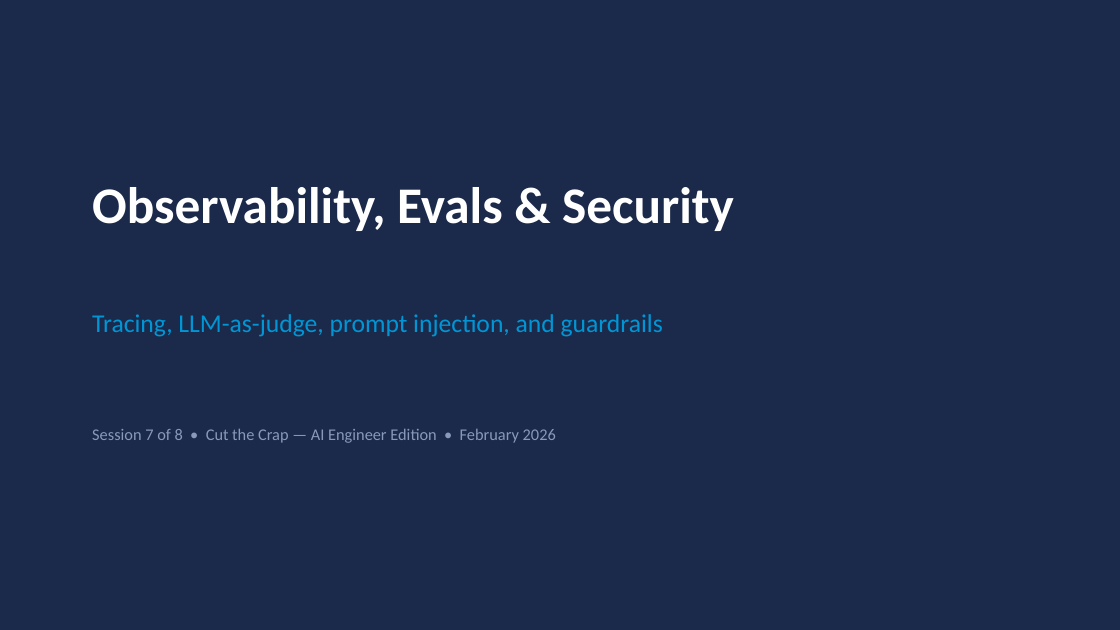
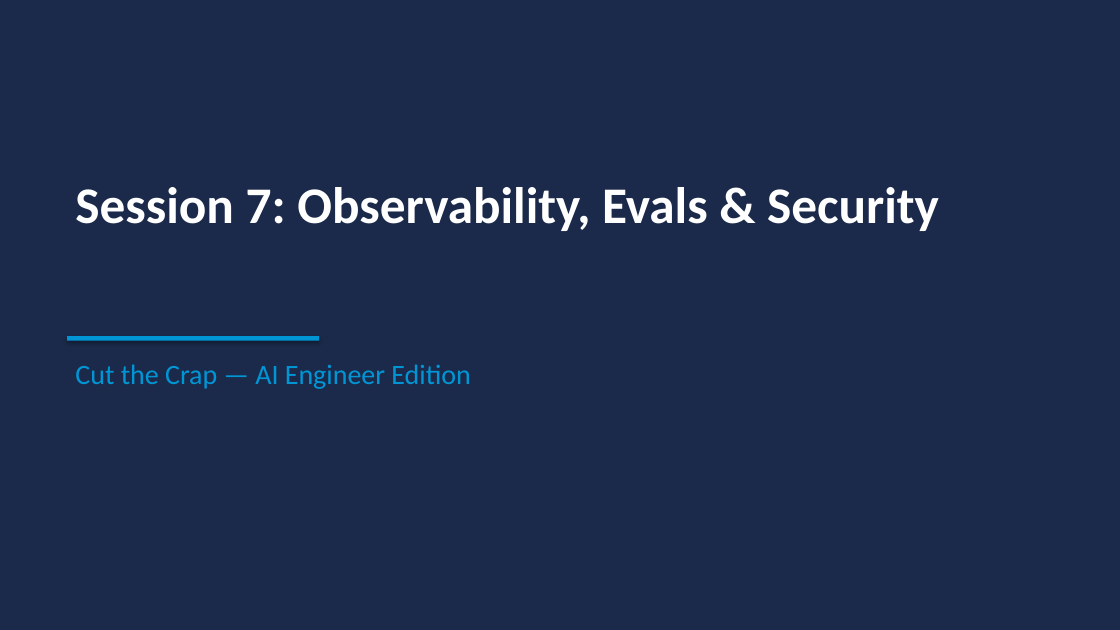
Before and after one commit to toroleapinc/cut-the-crap, a slide deck: slide 1 of developer/session-7/session-7-observability-security.pptx. Drawn at 1120x630 pixels with LibreOffice and Linux fonts; fonts in the diff are those of the drawing. Boxes give left, top, right and bottom in pixels: in the first picture for what was removed or moved away, otherwise in the second. Text is boxed around its words. In the diff, an @@ line names an element or a change of style, - is before the commit and + after.

```diff
--- a/developer/session-7/session-7-observability-security.pptx
+++ b/developer/session-7/session-7-observability-security.pptx
@@ text at (75,187,939,231): text changed @@
-Observability, Evals & Security
+Session 7: Observability, Evals & Security
@@ text removed at (92,314,663,337) @@
-Tracing, LLM-as-judge, prompt injection, and guardrails
@@ rectangle added at (67,336,319,341), fill #0096D6 @@
@@ text at (75,364,470,389): text changed; size 14 to 24 pt; text colour #8899BB to #0096D6 @@
-Session 7 of 8 • Cut the Crap — AI Engineer Edition • February 2026
+Cut the Crap — AI Engineer Edition
```
Also in this commit, not shown: 12 slides added, 12 slides removed, 7 other files.
